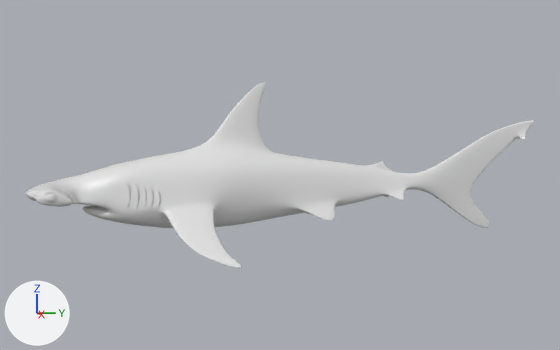
The Blender file Tiburon/José María Frías Tejera - Shark.blend: old version first, new version second.
The view is the same before and after, from a 50 mm lens placed at (20.79, -2.22, 3.47), pointed at (-0.08, 1.89, 2.66). Arrows for +X, +Y and +Z are at lower left; the lights stay in place.

In view in the first picture: 'Tiburon martillo'.
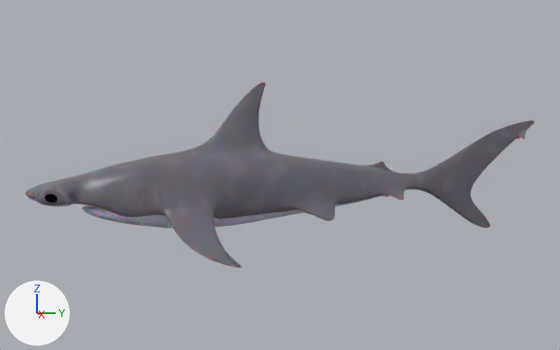
Edits to the bpy script that builds the scene:
```text
Add mat_dientes:
    mat_dientes = principled_material('Dientes')
    mat_dientes.base_color = (0.79, 0.8, 0.696)  # white #e6e7d9
    mat_dientes.metallic = 0.209
    mat_dientes.roughness = 0.309
    mat_dientes.specular_ior_level = 0.641
Add mat_ojos:
    mat_ojos = bpy.data.materials.new('Ojos')
    # nodes: BsdfGlass, BsdfPrincipled, MixShader, OutputMaterial
    # colours: black #010202, black #060519
Add mat_piel_1:
    mat_piel_1 = bpy.data.materials.new('Piel 1')
    # nodes: BsdfPrincipled, Bump, Mapping, Mix, OutputMaterial, TexCoord, TexNoise, ValToRGB
    # colours: grey #686672, grey #716e7b, red #e75758
Add mat_encias_y_boca:
    mat_encias_y_boca = bpy.data.materials.new('Encias y boca')
    # nodes: BsdfPrincipled, Bump, OutputMaterial, TexNoise
    # colours: pink #e79e9f
Add mat_piel_1_001:
    mat_piel_1_001 = bpy.data.materials.new('Piel 1.001')
    # nodes: BsdfPrincipled, Bump, Mapping, Mix, OutputMaterial, TexCoord, TexNoise, ValToRGB
    # colours: light grey #d0cce4, white #e9e4ff, red #e7545c
Change me_cube:
    used by ob_tiburon_martillo; location = (0.0, 0.0, 2.15)
    remove me_cube.from_pydata(...)  # 1144 vertices, 1086 faces; spans x 0.0..2.6, y -4.78..9.45, z -1.63..3.08
    add me_cube.from_pydata(...)  # 1164 vertices, 1112 faces; spans x 0.0..2.6, y -4.78..9.45, z -1.63..3.08
    me_cube part 1
    11 vertices are removed from x 0.0..0.32, y -3.3..-2.46, z -0.27..-0.14
    14 faces are deleted
    4 vertices move from x 0.0..0.33, y -3.26..-2.55, z -0.24..-0.12 to x 0.0..0.6, y -3.34..-2.61, z -0.29..-0.12
    31 vertices are added at x 0.0..0.6, y -3.34..-2.46, z -0.31..-0.1
    30 new faces join them, mat_piel_1_001, smooth
    10 new faces join them, mat_encias_y_boca, smooth
    me_cube part 2: 388 faces spanning x 0.0..2.6, y -4.78..9.45, z -1.63..3.08 switch from mat_material (white #e7e7e7) to mat_piel_1
    me_cube part 3: 12 faces spanning x 2.16..2.3, y -4.09..-3.79, z -0.01..0.22 switch from mat_material (white #e7e7e7) to mat_ojos
    me_cube part 4: 111 faces spanning x 0.0..2.6, y -4.73..5.43, z -1.63..0.11 switch from mat_material (white #e7e7e7) to mat_piel_1_001
    add me_cube.materials.append(mat_dientes)  # white #e6e7d9
    add me_cube.materials.append(mat_encias_y_boca)
```

What differs and where, as boxes (x1, y1, x2, y2) in the pictures (560 x 350 px):
part 1 of me_cube, built on: before (83, 206, 109, 211); after (83, 206, 108, 211)
part 2 of me_cube, recoloured (white to grey): (25, 82, 535, 268) in both
part 3 of me_cube, recoloured: (45, 194, 57, 203) in both
part 4 of me_cube, recoloured: (26, 189, 407, 228) in both
